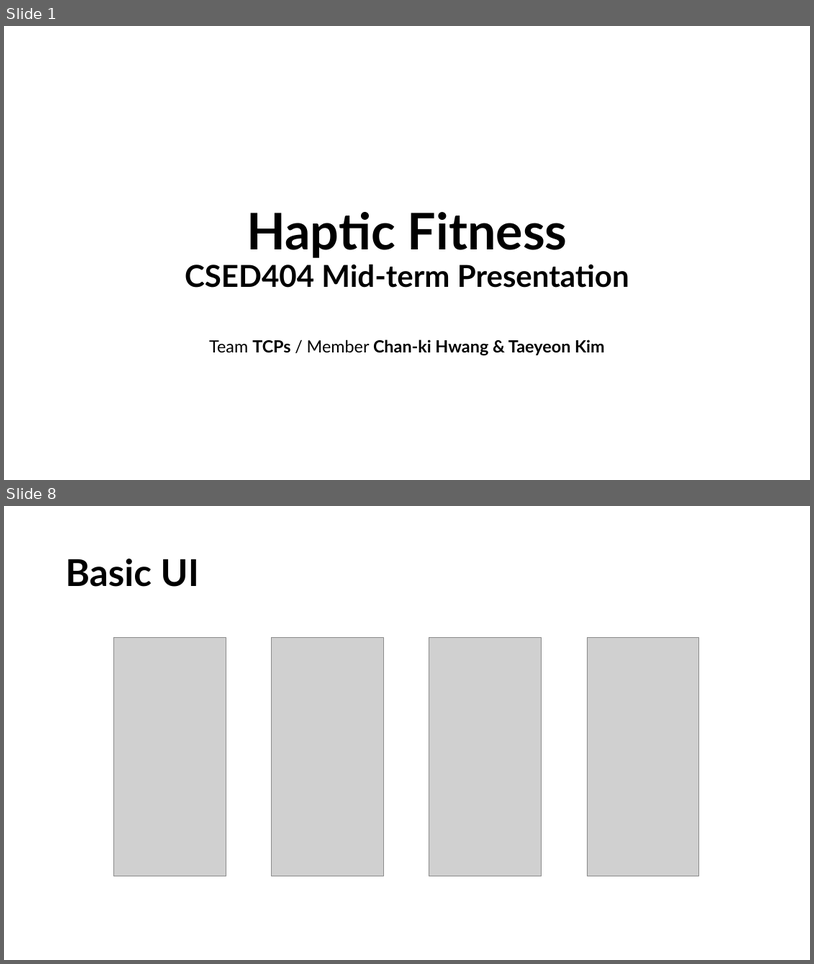
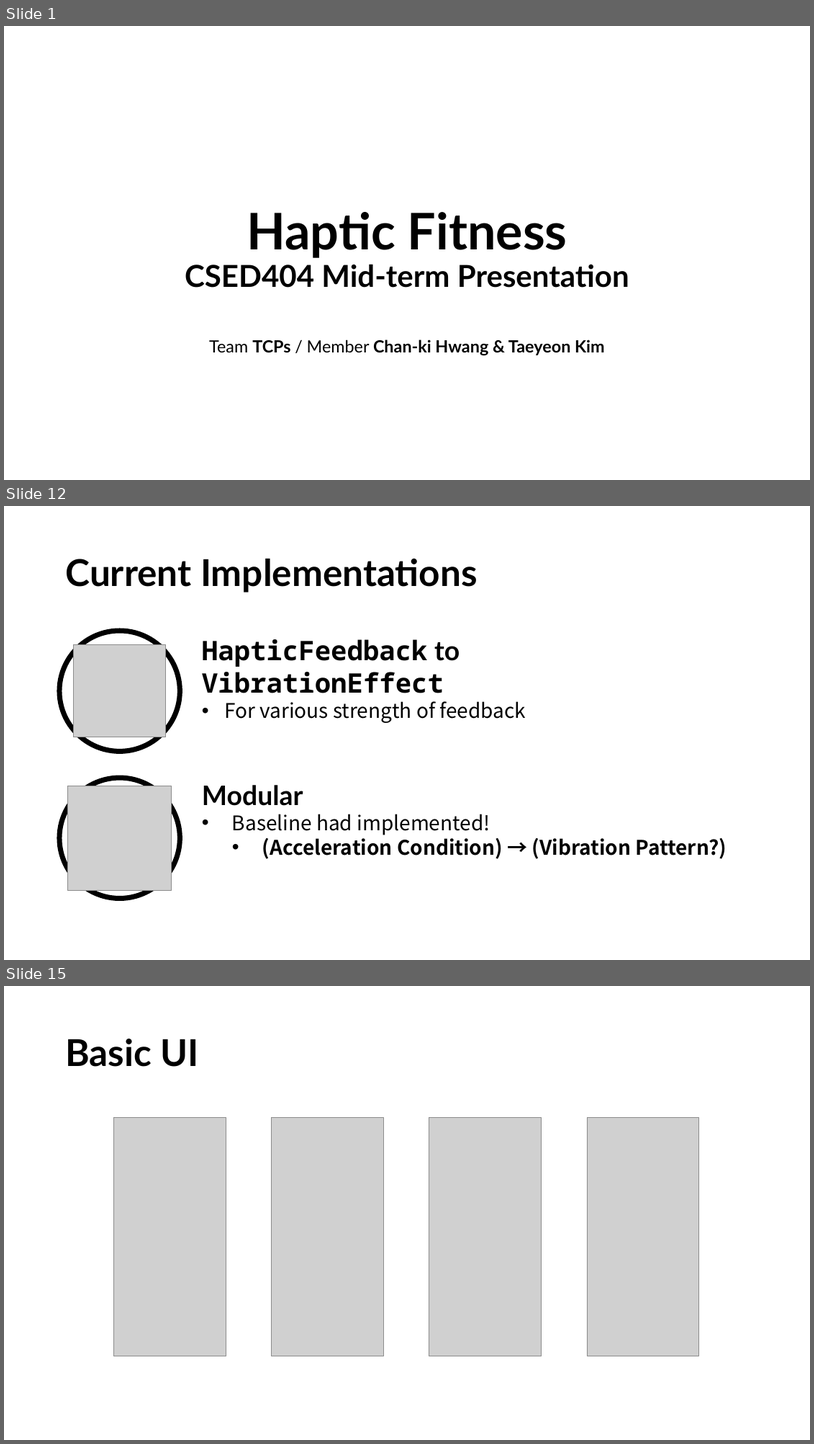
Before and after one commit to Aplace0927/CSED404-Mobile-Ubiquitous-Computing-Project, a slide deck: Presentations/Midterm-TCPs.pptx. Shown one above the other, each under a label of ours: slides 1 and 8 before the commit, slides 1, 12 and 15 after it; the slides between them are not shown. The pictures are 814x964 and 814x1444 pixels, drawn with LibreOffice and Linux fonts; fonts in the diff are those of the drawing; grey boxes stand for pictures. Boxes give left, top, right and bottom in pixels: in the first picture for what was removed or moved away, otherwise in the second. Text is boxed around its words. In the diff, an @@ line names an element or a change of style, - is before the commit and + after.

```diff
--- a/Presentations/Midterm-TCPs.pptx
+++ b/Presentations/Midterm-TCPs.pptx
@@ slide 12 added at [4,506,810,960], background #FFFFFF @@
@@ title added at [65,559,478,592], 44 pt, text #000000, bold @@
+Current Implementations
@@ ellipse added at [59,631,180,751], outline #000000 6 pt @@
@@ picture added at [74,644,165,736] @@
@@ text added at [202,639,526,723], 32 pt, text #000000, bold @@
+HapticFeedback to VibrationEffect
+• For various strength of feedback
@@ ellipse added at [59,777,180,898], outline #000000 6 pt @@
@@ picture added at [67,786,172,890] @@
@@ text added at [202,785,728,859], 24 pt, text #000000, bold @@
+Modular
+• Baseline had implemented!
+  • (Acceleration Condition) → (Vibration Pattern?)
@@ what was slide 8 is now slide 15 @@
```
Also in this commit, not shown: 1 slide changed, 9 other slides added, 2 slides removed.
